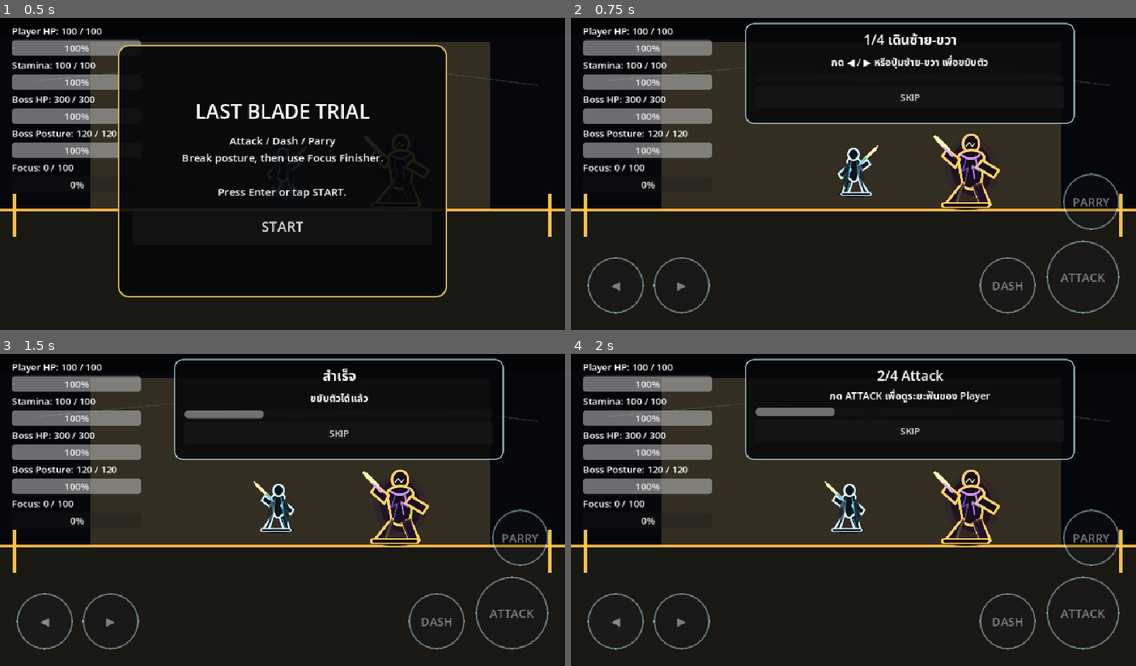
Above: before the commit, frames 1-4 (two rows, left to right).
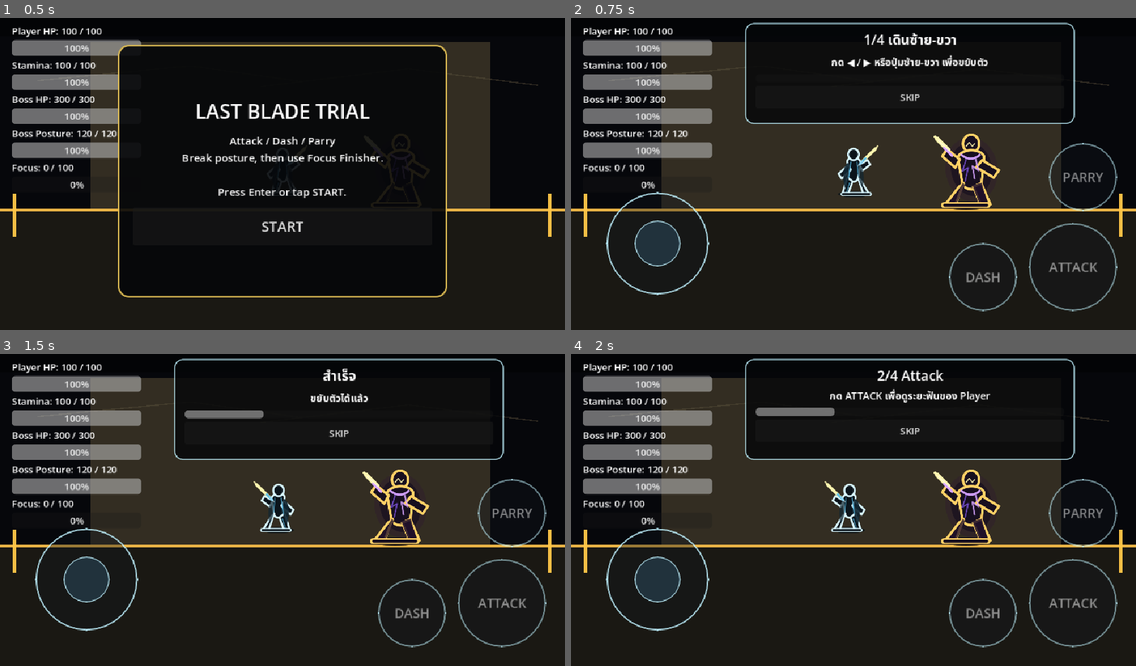
Above: after the commit, the same moments.

Repository: shanwinder/lastblade
Game: Godot game, scene res://scenes/main/BossBrokenMaster.tscn
Two runs of this game, one before a commit and one after it. Both use one fixed random seed, a clock stepped at 60 frames per second and the inputs below.
Inputs (mouse positions are in pixels of both pictures, inside the frame that each line leads up to):
- Up to frame 1 (0.5 s): no input
- Up to frame 2 (0.75 s): click "START" at 0.5 s
- Up to frame 3 (1.5 s): click (45, 622) at 1.25 s, where only the run before the commit has a clickable "◀"
- Up to frame 4 (2 s): no input

Frame 1 is identical in both runs. In frame 2, 3.7% of the frame differs, in the area x 2-98%, y 40-95%; in frame 3, 3.7%; in frame 4, 3.7%.

Commit message:
Replace mobile buttons with virtual joystick

Diff:
--- a/last-blade-trial/touch_controls.gd
+++ b/last-blade-trial/touch_controls.gd
@@ -2,74 +2,134 @@
 
 # =========================
 # TouchControls.gd
-# ปุ่มควบคุมมือถือแบบ prototype สำหรับ Phase 6.6
-# สร้างด้วยโค้ดทั้งหมด เพื่อยังไม่ต้องใช้ asset ปุ่มจริง
-# เวอร์ชันนี้เพิ่ม responsive layout เพื่อเตรียมทดสอบบน Android หลายขนาดจอ
+# ระบบควบคุมบนมือถือสำหรับ Last Blade Trial / ดาบไร้นาม
+# เวอร์ชันนี้เปลี่ยนปุ่มซ้าย/ขวาเดิมให้เป็น Virtual Joystick แบบวงกลม
+# และขยายปุ่ม Action ฝั่งขวาให้กดง่ายขึ้นบนมือถือจริง
 # =========================
 
 # เปิด/ปิด touch controls ทั้งชุด
 @export var touch_controls_enabled: bool = true
 
-# เปิดให้ใช้ mouse click ทดสอบบน Mac/PC ได้
+# เปิดให้ใช้ mouse click/drag ทดสอบบน Mac/PC ได้
 @export var allow_mouse_test: bool = true
 
-# เปิด/ปิดการจัดตำแหน่งปุ่มใหม่เมื่อขนาดจอเปลี่ยน
+# เปิด/ปิดการจัดตำแหน่งใหม่เมื่อขนาดจอเปลี่ยน
 @export var responsive_layout_enabled: bool = true
 
-# ความโปร่งใสของปุ่มปกติ
-@export var button_alpha: float = 0.52
-
-# ความโปร่งใสของปุ่มตอนกด
-@export var pressed_button_alpha: float = 0.82
-
-# ขนาดปุ่มเดินซ้าย/ขวา
-@export var move_button_size: Vector2 = Vector2(96.0, 96.0)
+# =========================
+# ขนาด UI หลัก
+# =========================
+
+# ขนาดพื้นที่รับสัมผัสของ joystick ฝั่งซ้าย
+# ค่านี้ใหญ่กว่าฐาน joystick เพื่อให้นิ้วเริ่มลากได้ง่ายขึ้น
+@export var joystick_area_size: Vector2 = Vector2(230.0, 230.0)
+
+# ขนาดวงฐานของ joystick
+@export var joystick_base_size: Vector2 = Vector2(174.0, 174.0)
+
+# ขนาดปุ่มแกนกลางของ joystick
+@export var joystick_knob_size: Vector2 = Vector2(78.0, 78.0)
+
+# ระยะสูงสุดที่แกนกลาง joystick ขยับออกจากจุดศูนย์กลางได้
+@export var joystick_knob_max_distance: float = 56.0
+
+# ระยะ deadzone ถ้านิ้วขยับน้อยกว่านี้จะยังไม่สั่งเดิน
+@export var joystick_deadzone: float = 22.0
 
 # ขนาดปุ่ม Attack ซึ่งควรใหญ่และกดง่ายที่สุด
-@export var attack_button_size: Vector2 = Vector2(124.0, 124.0)
+@export var attack_button_size: Vector2 = Vector2(150.0, 150.0)
 
 # ขนาดปุ่ม Dash และ Parry
-@export var action_button_size: Vector2 = Vector2(96.0, 96.0)
+@export var action_button_size: Vector2 = Vector2(116.0, 116.0)
 
 # ระยะห่างจากขอบจอ
-@export var screen_margin: float = 28.0
-
-# ระยะห่างระหว่างปุ่มเดินซ้าย/ขวา
-@export var move_button_gap: float = 16.0
+@export var screen_margin: float = 32.0
 
 # ระยะห่างระหว่างปุ่ม action ฝั่งขวา
-@export var action_button_gap: float = 18.0
+@export var action_button_gap: float = 20.0
 
 # ระยะเผื่อด้านล่างสำหรับมือถือที่มีแถบนำทางหรือขอบจอหนา
 @export var mobile_bottom_safe_margin: float = 0.0
 
 # ขนาดตัวอักษรบนปุ่ม
-@export var button_font_size: int = 20
-
-# สีพื้นปุ่มปกติ
-@export var button_fill_color: Color = Color(0.07, 0.09, 0.12, 0.52)
-
-# สีพื้นปุ่มตอนกด
-@export var button_pressed_fill_color: Color = Color(0.20, 0.42, 0.55, 0.82)
-
-# สีเส้นขอบปุ่ม
-@export var button_border_color: Color = Color(0.75, 0.95, 1.0, 0.85)
-
-# ความหนาเส้นขอบปุ่ม
+@export var button_font_size: int = 22
+
+# =========================
+# สีและความโปร่งใส
+# =========================
+
+# ความโปร่งใสของปุ่มปกติ
+@export var button_alpha: float = 0.58
+
+# ความโปร่งใสของปุ่มตอนกด
+@export var pressed_button_alpha: float = 0.88
+
+# สีพื้นปุ่ม action ปกติ
+@export var button_fill_color: Color = Color(0.07, 0.09, 0.12, 0.58)
+
+# สีพื้นปุ่ม action ตอนกด
+@export var button_pressed_fill_color: Color = Color(0.20, 0.42, 0.55, 0.88)
+
+# สีเส้นขอบปุ่ม action
+@export var button_border_color: Color = Color(0.75, 0.95, 1.0, 0.90)
+
+# ความหนาเส้นขอบปุ่ม action
 @export var button_border_width: int = 3
+
+# สีฐาน joystick
+@export var joystick_base_color: Color = Color(0.06, 0.08, 0.11, 0.36)
+
+# สีแกนกลาง joystick ตอนปกติ
+@export var joystick_knob_color: Color = Color(0.15, 0.24, 0.30, 0.70)
+
+# สีแกนกลาง joystick ตอนกำลังลาก
+@export var joystick_knob_pressed_color: Color = Color(0.28, 0.54, 0.68, 0.86)
+
+# สีเส้นขอบ joystick
+@export var joystick_border_color: Color = Color(0.75, 0.95, 1.0, 0.82)
+
+# =========================
+# Node UI ที่สร้างด้วยโค้ด
+# =========================
 
 # Root control ที่คลุมทั้งจอ
 var root_control: Control = null
 
-# ปุ่มควบคุมจริง เก็บไว้เพื่อจัดตำแหน่งใหม่เมื่อขนาดจอเปลี่ยน
-var left_move_button: Button = null
-var right_move_button: Button = null
+# พื้นที่รับ input ของ joystick
+var joystick_area: Control = null
+
+# วงฐาน joystick
+var joystick_base_panel: Panel = null
+
+# ปุ่มแกนกลาง joystick
+var joystick_knob_panel: Panel = null
+
+# ปุ่ม action ฝั่งขวา
 var attack_touch_button: Button = null
 var dash_touch_button: Button = null
 var parry_touch_button: Button = null
 
+# =========================
+# สถานะ joystick / input
+# =========================
+
 # จำขนาดจอล่าสุด เพื่อรู้ว่าควรจัด layout ใหม่หรือไม่
 var last_screen_size: Vector2 = Vector2.ZERO
+
+# จุดศูนย์กลาง joystick ภายใน joystick_area
+var joystick_center: Vector2 = Vector2.ZERO
+
+# ทิศทาง joystick ปัจจุบัน ค่า x อยู่ประมาณ -1 ถึง 1
+var joystick_vector: Vector2 = Vector2.ZERO
+
+# touch index ที่กำลังควบคุม joystick อยู่ ใช้กันนิ้วอื่นมาแย่ง joystick
+var active_joystick_touch_index: int = -1
+
+# ใช้สำหรับทดสอบด้วย mouse บน Mac/PC
+var is_mouse_dragging_joystick: bool = false
+
+# action เดินปัจจุบันที่ joystick กดค้างอยู่
+var current_move_action: String = ""
 
 # รายชื่อ action ที่กดค้างอยู่ เพื่อปล่อยตอนปิด scene กัน input ค้าง
 var held_actions: Array[String] = []
@@ -85,6 +145,11 @@
 
 
 func _process(_delta: float) -> void:
+	# ถ้าทั้ง CanvasLayer ถูกซ่อน เช่น ตอนหน้า Start / Victory ให้ปล่อย input ที่ค้างทันที
+	if not visible:
+		release_all_touch_actions()
+		return
+
 	# ถ้าเปิด responsive layout ให้ตรวจขนาดจอ และจัดปุ่มใหม่เมื่อ viewport เปลี่ยน
 	if not responsive_layout_enabled:
 		return
@@ -94,7 +159,7 @@
 
 	var screen_size: Vector2 = get_viewport().get_visible_rect().size
 	if screen_size.distance_squared_to(last_screen_size) > 1.0:
-		layout_touch_buttons()
+		layout_touch_controls()
 
 
 func create_touch_ui() -> void:
@@ -105,35 +170,62 @@
 	root_control.mouse_filter = Control.MOUSE_FILTER_IGNORE
 	add_child(root_control)
 
-	# ปุ่มเดินฝั่งซ้าย
-	left_move_button = create_touch_button("◀", move_button_size)
-	root_control.add_child(left_move_button)
-	connect_hold_button(left_move_button, "ui_left")
-
-	right_move_button = create_touch_button("▶", move_button_size)
-	root_control.add_child(right_move_button)
-	connect_hold_button(right_move_button, "ui_right")
+	# สร้าง joystick ฝั่งซ้ายแทนปุ่ม ◀ / ▶ เดิม
+	create_virtual_joystick()
 
 	# ปุ่ม Attack ฝั่งขวา ใหญ่ที่สุดและอยู่ตำแหน่งนิ้วโป้งกดง่าย
 	attack_touch_button = create_touch_button("ATTACK", attack_button_size)
 	root_control.add_child(attack_touch_button)
 	connect_tap_button(attack_touch_button, "attack")
 
-	# ปุ่ม Dash วางเหนือซ้ายของ Attack เพื่อไม่ชิด Parry เกินไป
+	# ปุ่ม Dash วางซ้ายของ Attack เพื่อให้แยกจาก Parry ชัดเจน
 	dash_touch_button = create_touch_button("DASH", action_button_size)
 	root_control.add_child(dash_touch_button)
 	connect_tap_button(dash_touch_button, "dash")
 
-	# ปุ่ม Parry วางเหนือ Attack เพื่อให้กดตอบสนองเร็ว แต่ไม่บัง Boss hint กลางจอ
+	# ปุ่ม Parry วางเหนือ Attack เพื่อให้กดสวนจังหวะบอสได้เร็ว
 	parry_touch_button = create_touch_button("PARRY", action_button_size)
 	root_control.add_child(parry_touch_button)
 	connect_tap_button(parry_touch_button, "parry")
 
-	layout_touch_buttons()
-	print("TouchControls ready. Mouse test =", allow_mouse_test, "Responsive =", responsive_layout_enabled)
-
-
-func layout_touch_buttons() -> void:
+	layout_touch_controls()
+	print("TouchControls ready. Virtual Joystick enabled. Mouse test =", allow_mouse_test, "Responsive =", responsive_layout_enabled)
+
+
+func create_virtual_joystick() -> void:
+	# joystick_area เป็น Control ล่องหนที่รับการแตะ/ลากนิ้ว
+	joystick_area = Control.new()
+	joystick_area.name = "VirtualJoystickArea"
+	joystick_area.custom_minimum_size = joystick_area_size
+	joystick_area.size = joystick_area_size
+	joystick_area.mouse_filter = Control.MOUSE_FILTER_STOP
+	root_control.add_child(joystick_area)
+	joystick_area.gui_input.connect(_on_joystick_gui_input)
+
+	# วงฐานของ joystick ใช้ Panel เพื่อวาด StyleBoxFlat ทรงกลม
+	joystick_base_panel = create_round_panel(
+		"JoystickBase",
+		joystick_base_size,
+		joystick_base_color,
+		joystick_border_color,
+		3
+	)
+	joystick_area.add_child(joystick_base_panel)
+
+	# ปุ่มแกนกลางของ joystick
+	joystick_knob_panel = create_round_panel(
+		"JoystickKnob",
+		joystick_knob_size,
+		joystick_knob_color,
+		joystick_border_color,
+		2
+	)
+	joystick_area.add_child(joystick_knob_panel)
+
+	reset_virtual_joystick_visual_only()
+
+
+func layout_touch_controls() -> void:
 	# จัดตำแหน่งปุ่มตามขนาด viewport ปัจจุบัน ใช้ได้ทั้ง editor และ Android
 	var screen_size: Vector2 = get_viewport().get_visible_rect().size
 	last_screen_size = screen_size
@@ -143,20 +235,14 @@
 
 	var bottom_margin: float = screen_margin + mobile_bottom_safe_margin
 
-	# ปุ่มเดินซ้าย/ขวาอยู่มุมซ้ายล่าง
-	set_button_rect(
-		left_move_button,
-		Vector2(screen_margin, screen_size.y - bottom_margin - move_button_size.y),
-		move_button_size,
+	# joystick อยู่มุมซ้ายล่าง แต่มีพื้นที่รับนิ้วใหญ่กว่าภาพที่เห็น
+	set_control_rect(
+		joystick_area,
+		Vector2(screen_margin, screen_size.y - bottom_margin - joystick_area_size.y),
+		joystick_area_size,
 		screen_size
 	)
-
-	set_button_rect(
-		right_move_button,
-		Vector2(screen_margin + move_button_size.x + move_button_gap, screen_size.y - bottom_margin - move_button_size.y),
-		move_button_size,
-		screen_size
-	)
+	reset_virtual_joystick_visual_only()
 
 	# ปุ่ม Attack อยู่มุมขวาล่าง และใหญ่สุด
 	set_button_rect(
@@ -166,7 +252,7 @@
 		screen_size
 	)
 
-	# ปุ่ม Dash อยู่ซ้ายของ Attack เพื่อให้แยกจาก Parry ชัดเจน
+	# ปุ่ม Dash อยู่ซ้ายของ Attack เพื่อให้กดด้วยนิ้วโป้งขวาได้ง่าย
 	set_button_rect(
 		dash_touch_button,
 		Vector2(screen_size.x - screen_margin - attack_button_size.x - action_button_size.x - action_button_gap, screen_size.y - bottom_margin - action_button_size.y),
@@ -174,7 +260,7 @@
 		screen_size
 	)
 
-	# ปุ่ม Parry อยู่เหนือ Attack เพื่อให้กดสวนจังหวะบอสได้เร็ว
+	# ปุ่ม Parry อยู่เหนือ Attack เพื่อไม่ชนกับ Dash และยังตอบสนองเร็ว
 	set_button_rect(
 		parry_touch_button,
 		Vector2(screen_size.x - screen_margin - action_button_size.x, screen_size.y - bottom_margin - attack_button_size.y - action_button_size.y - action_button_gap),
@@ -183,25 +269,172 @@
 	)
 
 
+func set_control_rect(control: Control, desired_position: Vector2, control_size: Vector2, screen_size: Vector2) -> void:
+	# ตั้งขนาดและตำแหน่ง Control พร้อม clamp ไม่ให้หลุดออกนอกจอ
+	if control == null:
+		return
+
+	control.custom_minimum_size = control_size
+	control.size = control_size
+	control.position = clamp_control_position(desired_position, control_size, screen_size)
+
+
 func set_button_rect(button: Button, desired_position: Vector2, button_size: Vector2, screen_size: Vector2) -> void:
-	# ตั้งขนาดและตำแหน่งปุ่ม พร้อม clamp ไม่ให้หลุดออกนอกจอในเครื่องที่ viewport เล็ก
+	# ตั้งขนาดและตำแหน่งปุ่ม พร้อม clamp ไม่ให้หลุดออกนอกจอ
 	if button == null:
 		return
 
 	button.custom_minimum_size = button_size
 	button.size = button_size
-	button.position = clamp_button_position(desired_position, button_size, screen_size)
-
-
-func clamp_button_position(desired_position: Vector2, button_size: Vector2, screen_size: Vector2) -> Vector2:
-	# กันปุ่มหลุดขอบจอ โดยยังรักษา margin ให้มากที่สุดเท่าที่ทำได้
-	var max_x: float = max(screen_margin, screen_size.x - screen_margin - button_size.x)
-	var max_y: float = max(screen_margin, screen_size.y - screen_margin - button_size.y)
+	button.position = clamp_control_position(desired_position, button_size, screen_size)
+
+
+func clamp_control_position(desired_position: Vector2, control_size: Vector2, screen_size: Vector2) -> Vector2:
+	# กัน UI หลุดขอบจอ โดยยังรักษา margin ให้มากที่สุดเท่าที่ทำได้
+	var max_x: float = max(screen_margin, screen_size.x - screen_margin - control_size.x)
+	var max_y: float = max(screen_margin, screen_size.y - screen_margin - control_size.y)
 
 	return Vector2(
 		clamp(desired_position.x, screen_margin, max_x),
 		clamp(desired_position.y, screen_margin, max_y)
 	)
+
+
+func reset_virtual_joystick_visual_only() -> void:
+	# วางฐานและแกนกลางกลับกลาง joystick_area โดยไม่แตะ input
+	if joystick_area == null:
+		return
+
+	joystick_center = joystick_area_size * 0.5
+
+	if joystick_base_panel != null:
+		joystick_base_panel.size = joystick_base_size
+		joystick_base_panel.position = joystick_center - joystick_base_size * 0.5
+
+	if joystick_knob_panel != null:
+		joystick_knob_panel.size = joystick_knob_size
+		joystick_knob_panel.position = joystick_center - joystick_knob_size * 0.5
+		apply_round_panel_style(joystick_knob_panel, joystick_knob_color, joystick_border_color, 2)
+
+
+func reset_virtual_joystick() -> void:
+	# คืน joystick กลับกลาง และปล่อยปุ่มเดินทั้งหมด
+	active_joystick_touch_index = -1
+	is_mouse_dragging_joystick = false
+	joystick_vector = Vector2.ZERO
+	current_move_action = ""
+	release_action("ui_left")
+	release_action("ui_right")
+	reset_virtual_joystick_visual_only()
+
+
+func update_virtual_joystick(local_position: Vector2) -> void:
+	# แปลงตำแหน่งนิ้วภายใน joystick_area เป็นระยะที่แกนกลางควรขยับ
+	var raw_offset: Vector2 = local_position - joystick_center
+	var clamped_offset: Vector2 = raw_offset.limit_length(joystick_knob_max_distance)
+
+	# อัปเดตภาพแกนกลาง joystick
+	if joystick_knob_panel != null:
+		joystick_knob_panel.position = joystick_center - joystick_knob_size * 0.5 + clamped_offset
+		apply_round_panel_style(joystick_knob_panel, joystick_knob_pressed_color, joystick_border_color, 2)
+
+	# เก็บ vector ไว้ เผื่ออนาคตอยากเปลี่ยนเป็น analog movement จริง
+	if joystick_knob_max_distance > 0.0:
+		joystick_vector = clamped_offset / joystick_knob_max_distance
+	else:
+		joystick_vector = Vector2.ZERO
+
+	update_movement_from_joystick(clamped_offset.x)
+
+
+func update_movement_from_joystick(offset_x: float) -> void:
+	# เกมนี้เดินแค่ซ้าย/ขวา จึงใช้แกน X ของ joystick เป็นตัวตัดสิน
+	if offset_x < -joystick_deadzone:
+		set_current_move_action("ui_left")
+	elif offset_x > joystick_deadzone:
+		set_current_move_action("ui_right")
+	else:
+		set_current_move_action("")
+
+
+func set_current_move_action(action_name: String) -> void:
+	# ถ้า action เดิมยังเหมือนเดิม ไม่ต้องกดซ้ำทุกเฟรม
+	if current_move_action == action_name:
+		return
+
+	# ปล่อย action เดิมก่อน เพื่อไม่ให้ ui_left และ ui_right ค้างพร้อมกัน
+	if current_move_action != "":
+		release_action(current_move_action)
+
+	current_move_action = action_name
+
+	# กด action ใหม่ตามทิศ joystick
+	if current_move_action != "":
+		if current_move_action == "ui_left":
+			release_action("ui_right")
+		elif current_move_action == "ui_right":
+			release_action("ui_left")
+
+		press_action(current_move_action)
+	else:
+		release_action("ui_left")
+		release_action("ui_right")
+
+
+func _on_joystick_gui_input(event: InputEvent) -> void:
+	# รับ input จากหน้าจอสัมผัสจริงบน Android
+	if event is InputEventScreenTouch:
+		var touch_event := event as InputEventScreenTouch
+
+		if touch_event.pressed:
+			# ถ้ายังไม่มีนิ้วควบคุม joystick ให้รับนิ้วนี้เป็นเจ้าของ joystick
+			if active_joystick_touch_index == -1:
+				active_joystick_touch_index = touch_event.index
+				update_virtual_joystick(touch_event.position)
+				joystick_area.accept_event()
+		else:
+			# ปล่อย joystick เฉพาะนิ้วที่เป็นเจ้าของ joystick เท่านั้น
+			if touch_event.index == active_joystick_touch_index:
+				reset_virtual_joystick()
+				joystick_area.accept_event()
+		return
+
+	# รับ input ลากนิ้วบน Android
+	if event is InputEventScreenDrag:
+		var drag_event := event as InputEventScreenDrag
+
+		if drag_event.index == active_joystick_touch_index:
+			update_virtual_joystick(drag_event.position)
+			joystick_area.accept_event()
+		return
+
+	# รองรับ mouse สำหรับทดสอบใน editor หรือบน Mac/PC
+	if event is InputEventMouseButton:
+		var mouse_button_event := event as InputEventMouseButton
+
+		if mouse_button_event.button_index != MOUSE_BUTTON_LEFT:
+			return
+
+		if not allow_mouse_test and not DisplayServer.is_touchscreen_available():
+			return
+
+		if mouse_button_event.pressed:
+			is_mouse_dragging_joystick = true
+			update_virtual_joystick(mouse_button_event.position)
+			joystick_area.accept_event()
+		else:
+			if is_mouse_dragging_joystick:
+				reset_virtual_joystick()
+				joystick_area.accept_event()
+		return
+
+	if event is InputEventMouseMotion:
+		var mouse_motion_event := event as InputEventMouseMotion
+
+		if is_mouse_dragging_joystick:
+			update_virtual_joystick(mouse_motion_event.position)
+			joystick_area.accept_event()
+		return
 
 
 func create_touch_button(label_text: String, button_size: Vector2) -> Button:
@@ -225,29 +458,24 @@
 	# คำนวณ radius จากปุ่ม เพื่อให้ปุ่มดูเป็นวงกลม/แคปซูลตามขนาดจริง
 	var radius: int = int(max(button_size.x, button_size.y))
 
-	var normal_style := create_circle_style(button_fill_color, radius)
-	var hover_style := create_circle_style(Color(button_fill_color.r + 0.04, button_fill_color.g + 0.04, button_fill_color.b + 0.04, button_fill_color.a), radius)
-	var pressed_style := create_circle_style(button_pressed_fill_color, radius)
+	var normal_style := create_circle_style(button_fill_color, button_border_color, button_border_width, radius)
+	var hover_style := create_circle_style(Color(button_fill_color.r + 0.04, button_fill_color.g + 0.04, button_fill_color.b + 0.04, button_fill_color.a), button_border_color, button_border_width, radius)
+	var pressed_style := create_circle_style(button_pressed_fill_color, button_border_color, button_border_width, radius)
+	var disabled_style := create_circle_style(Color(button_fill_color.r, button_fill_color.g, button_fill_color.b, 0.22), button_border_color, button_border_width, radius)
 
 	button.add_theme_stylebox_override("normal", normal_style)
 	button.add_theme_stylebox_override("hover", hover_style)
 	button.add_theme_stylebox_override("pressed", pressed_style)
 	button.add_theme_stylebox_override("focus", normal_style)
-	tbutton_disabled_style_if_needed(button, radius)
-
-
-func tbutton_disabled_style_if_needed(button: Button, radius: int) -> void:
-	# ใส่ style disabled เผื่ออนาคตมีการปิดปุ่ม จะได้ยังเป็นทรงเดียวกัน
-	var disabled_color := Color(button_fill_color.r, button_fill_color.g, button_fill_color.b, 0.22)
-	button.add_theme_stylebox_override("disabled", create_circle_style(disabled_color, radius))
-
-
-func create_circle_style(fill_color: Color, radius: int) -> StyleBoxFlat:
+	button.add_theme_stylebox_override("disabled", disabled_style)
+
+
+func create_circle_style(fill_color: Color, border_color: Color, border_width: int, radius: int) -> StyleBoxFlat:
 	# สร้าง StyleBoxFlat ทรงวงกลม/โค้งมนสูง
 	var style := StyleBoxFlat.new()
 	style.bg_color = fill_color
-	style.border_color = button_border_color
-	style.set_border_width_all(button_border_width)
+	style.border_color = border_color
+	style.set_border_width_all(border_width)
 	style.set_corner_radius_all(radius)
 	style.content_margin_left = 6.0
 	style.content_margin_right = 6.0
@@ -256,31 +484,30 @@
 	return style
 
 
-func connect_hold_button(button: Button, action_name: String) -> void:
-	# ปุ่มเดินต้องกดค้างได้ จึงใช้ button_down/button_up
-	button.button_down.connect(_on_hold_button_down.bind(button, action_name))
-	button.button_up.connect(_on_hold_button_up.bind(button, action_name))
+func create_round_panel(panel_name: String, panel_size: Vector2, fill_color: Color, border_color: Color, border_width: int) -> Panel:
+	# สร้าง Panel ทรงกลมสำหรับใช้เป็นฐานหรือแกนกลาง joystick
+	var panel := Panel.new()
+	panel.name = panel_name
+	panel.custom_minimum_size = panel_size
+	panel.size = panel_size
+	panel.mouse_filter = Control.MOUSE_FILTER_IGNORE
+	apply_round_panel_style(panel, fill_color, border_color, border_width)
+	return panel
+
+
+func apply_round_panel_style(panel: Panel, fill_color: Color, border_color: Color, border_width: int) -> void:
+	# ใส่ style ทรงกลมให้ Panel
+	if panel == null:
+		return
+
+	var radius: int = int(max(panel.size.x, panel.size.y))
+	panel.add_theme_stylebox_override("panel", create_circle_style(fill_color, border_color, border_width, radius))
 
 
 func connect_tap_button(button: Button, action_name: String) -> void:
 	# ปุ่ม action ต้องตอบสนองทันทีเมื่อแตะลง ไม่ต้องรอปล่อยนิ้ว
 	button.button_down.connect(_on_tap_button_down.bind(button, action_name))
 	button.button_up.connect(_on_visual_button_up.bind(button))
-
-
-func _on_hold_button_down(button: Button, action_name: String) -> void:
-	# กัน mouse test หากปิดไว้ แต่บนมือถือยังใช้ touch ได้ผ่าน Button ปกติ
-	if not allow_mouse_test and not DisplayServer.is_touchscreen_available():
-		return
-
-	press_action(action_name)
-	button.modulate.a = pressed_button_alpha
-
-
-func _on_hold_button_up(button: Button, action_name: String) -> void:
-	# ปล่อย action เมื่อปล่อยปุ่มเดิน
-	release_action(action_name)
-	button.modulate.a = button_alpha
 
 
 func _on_tap_button_down(button: Button, action_name: String) -> void:
@@ -321,10 +548,23 @@
 	Input.action_release(action_name)
 
 
+func release_all_touch_actions() -> void:
+	# ปล่อยทุก action ที่ touch controls เคยกดไว้ กัน input ค้างตอนซ่อน UI หรือเปลี่ยน scene
+	reset_virtual_joystick()
+
+	for action_name in held_actions.duplicate():
+		if Input.is_action_pressed(action_name):
+			Input.action_release(action_name)
+		held_actions.erase(action_name)
+
+	if attack_touch_button != null:
+		attack_touch_button.modulate.a = button_alpha
+	if dash_touch_button != null:
+		dash_touch_button.modulate.a = button_alpha
+	if parry_touch_button != null:
+		parry_touch_button.modulate.a = button_alpha
+
+
 func _exit_tree() -> void:
 	# กัน input ค้าง หากเปลี่ยน scene ระหว่างกดปุ่มอยู่
-	for action_name in held_actions:
-		if Input.is_action_pressed(action_name):
-			Input.action_release(action_name)
-
-	held_actions.clear()
+	release_all_touch_actions()
